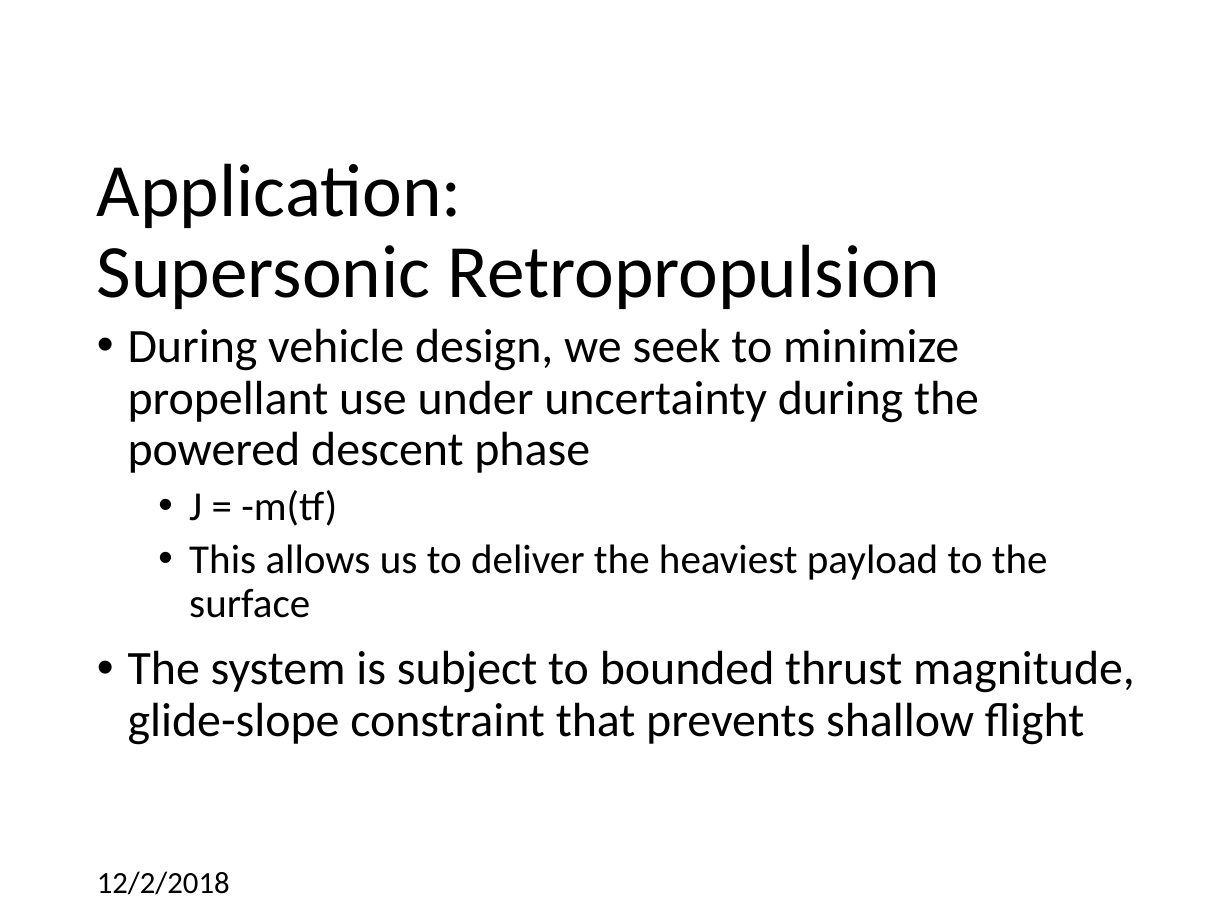
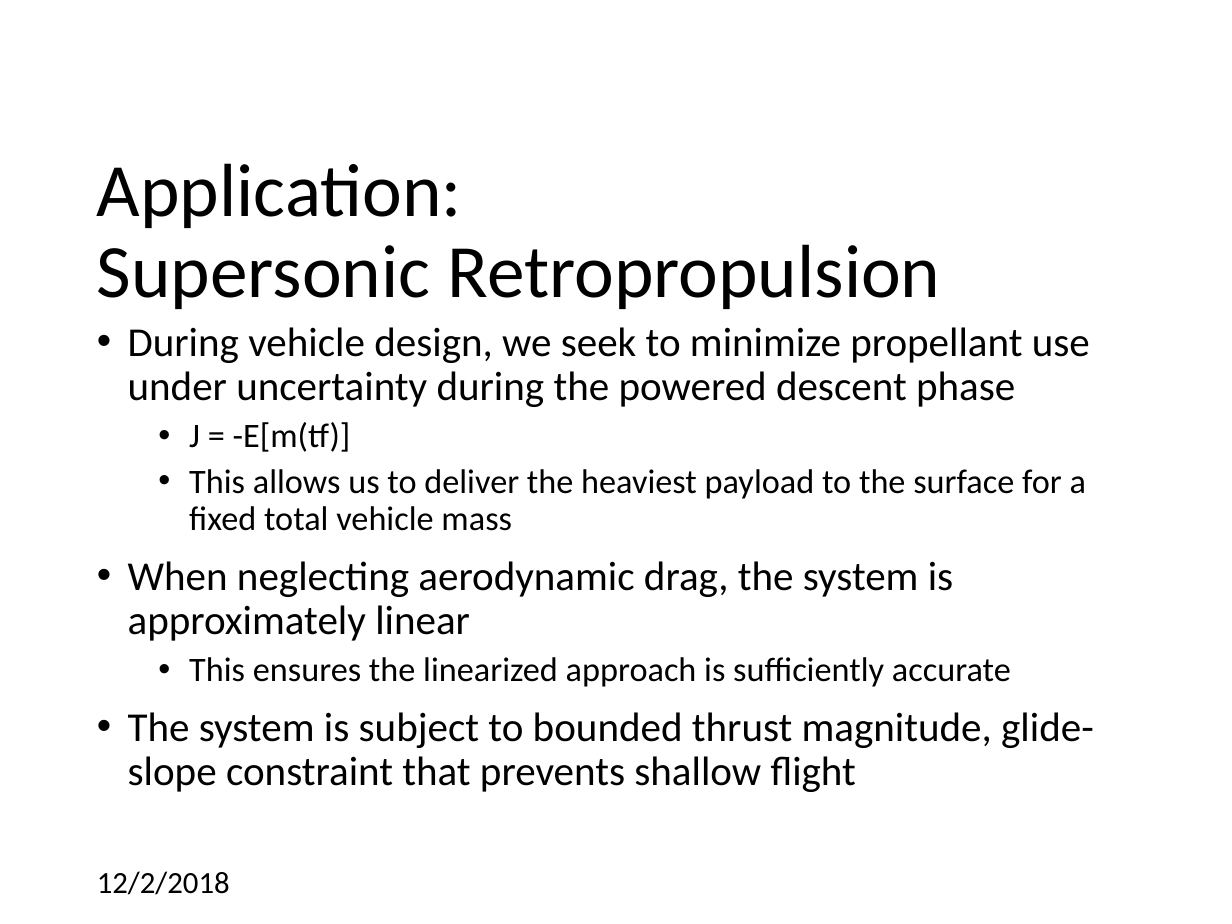
Before and after one commit to CDNoyes/EDL-Py, a slide deck: slide 21 of Documents/Qual Exam.pptx (slide 20 before the commit). Drawn at 1232x924 pixels with LibreOffice and Linux fonts; fonts in the diff are those of the drawing; background and template pictures are left out. Boxes give left, top, right and bottom in pixels: in the first picture for what was removed or moved away, otherwise in the second. Text is boxed around its words. In the diff, an @@ line names an element or a change of style, - is before the commit and + after.

```diff
--- a/Documents/Qual Exam.pptx
+++ b/Documents/Qual Exam.pptx
@@ text at (128,327,1094,792): size 28 to 24 pt in "During vehicle design, we seek to minimize ...", "The system is subject to bounded thrust ..." @@
@@ text at (128,422,1086,687): text changed; size 24 to 20 pt @@
-  • J = -m(tf)
-  • This allows us to deliver the heaviest payload to the surface
+  • J = -E[m(tf)]
+  • This allows us to deliver the heaviest payload to the surface for a fixed total vehicle mass
+• When neglecting aerodynamic drag, the system is approximately linear
+  • This ensures the linearized approach is sufficiently accurate
```
Also in this commit, not shown: 14 other slides changed, 3 slides added.
